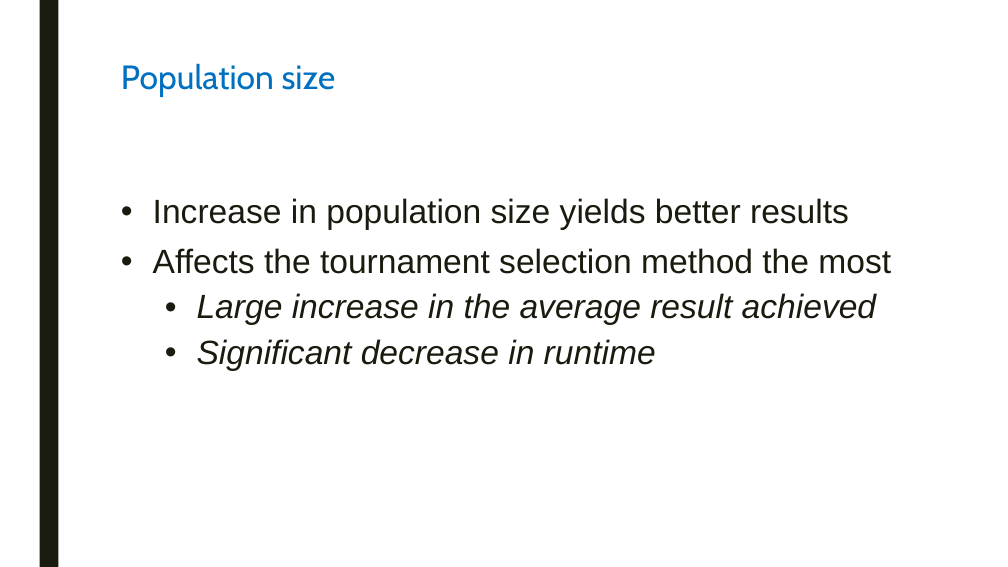
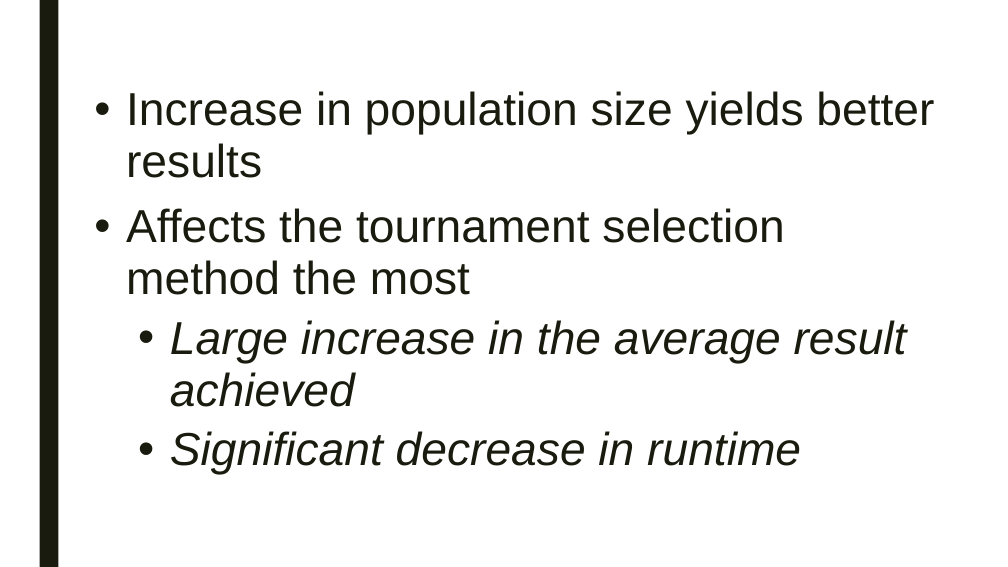
Before and after one commit to swengeler/PP3, a slide deck: slide 22 of Report, presentation and related stuff/Knapsack_problem.pptx (slide 21 before the commit). Drawn at 1008x567 pixels with LibreOffice and Linux fonts; fonts in the diff are those of the drawing. Boxes give left, top, right and bottom in pixels: in the first picture for what was removed or moved away, otherwise in the second. Text is boxed around its words. In the diff, an @@ line names an element or a change of style, - is before the commit and + after.

```diff
--- a/Report, presentation and related stuff/Knapsack_problem.pptx
+++ b/Report, presentation and related stuff/Knapsack_problem.pptx
@@ text "Increase in population size yields ...": place and size @@
-text "Increase in population size yields ..." at [153, 198, 891, 371]
+text "Increase in population size yields ..." at [126, 91, 934, 475]
@@ text "Increase in population size yields ..." at [126, 91, 934, 475]: size 32 to 44 pt @@
@@ title removed at [121, 63, 336, 97] @@
-Population size
```
Also in this commit, not shown: 10 other slides changed, 5 slides added, 3 slides removed.
